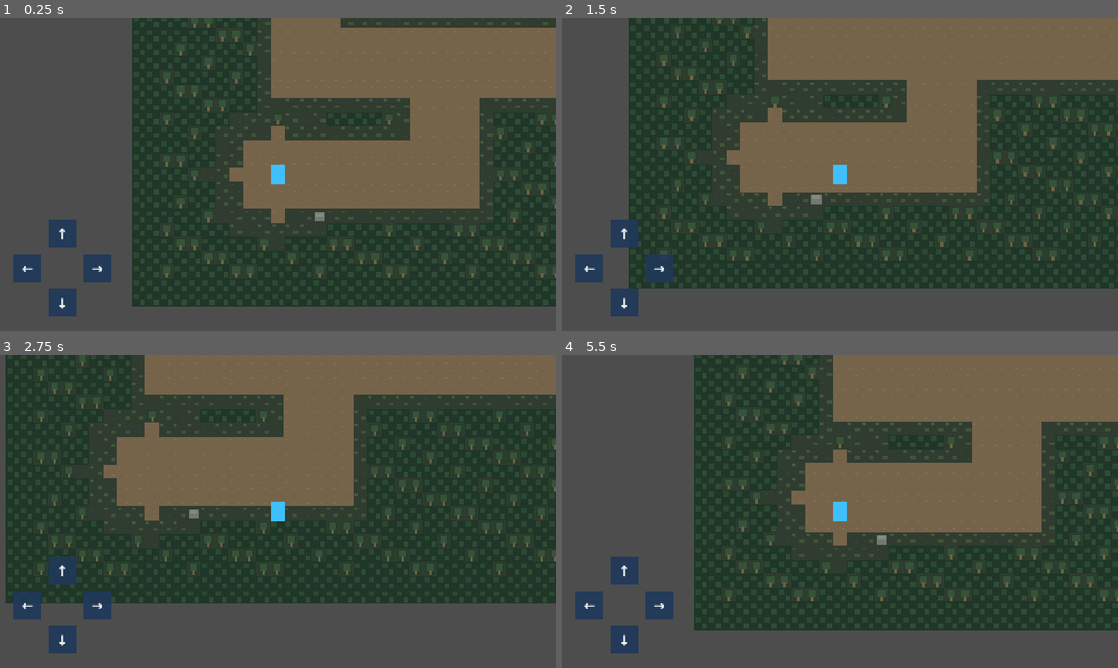
Above: before the commit, frames 1-4 (two rows, left to right).
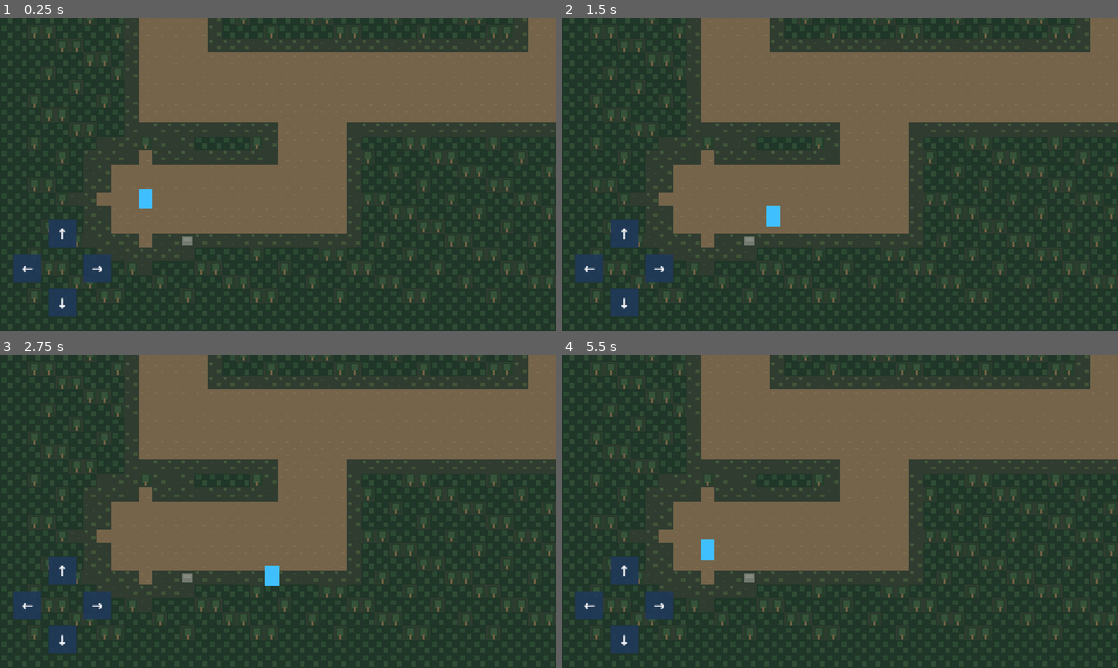
Above: after the commit, the same moments.

Repository: jhonnata2211/ECHOES-The-Last-Refuge-V2
Game: Godot game, scene res://scenes/main/Main.tscn
The game is run twice, just before and just after one commit, with the same random seed, the same clock (stepped at 60 frames per second) and the same inputs.
Inputs:
- Up to frame 1 (0.25 s): no input
- Up to frame 2 (1.5 s): tap Enter at 0.5 s; hold D (move_right) 0.53-1.28 s; hold S (move_down) from 1.28 s (still down)
- Up to frame 3 (2.75 s): release S (move_down) at 2.03 s; hold D (move_right) from 2.03 s (still down)
- Up to frame 4 (5.5 s): release D (move_right) at 2.78 s; hold W (move_up) 2.78-3.53 s; hold A (move_left) 3.53-5.03 s; hold S (move_down) from 5.03 s (still down)

The runs differ from the first frame. In frame 1, 57% of the frame differs, in the area x 0-100%, y 0-100%; in frame 2, 53%; in frame 3, 52%; in frame 4, 62%.

Commit message:
ECHOES-013: adiciona limites da camera

Diff:
--- a/scenes/player/Player.tscn
+++ b/scenes/player/Player.tscn
@@ -32,4 +32,8 @@
 position = Vector2(0, 0)
 enabled = true
 zoom = Vector2(1, 1)
+limit_left = 0
+limit_top = 0
+limit_right = 2560
+limit_bottom = 1440
 position_smoothing_enabled = false
